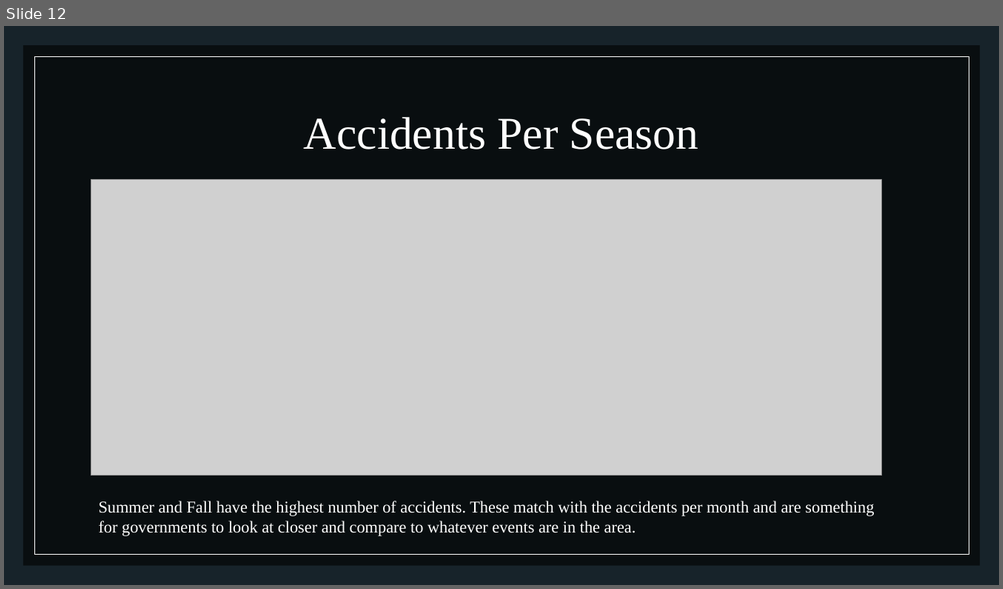
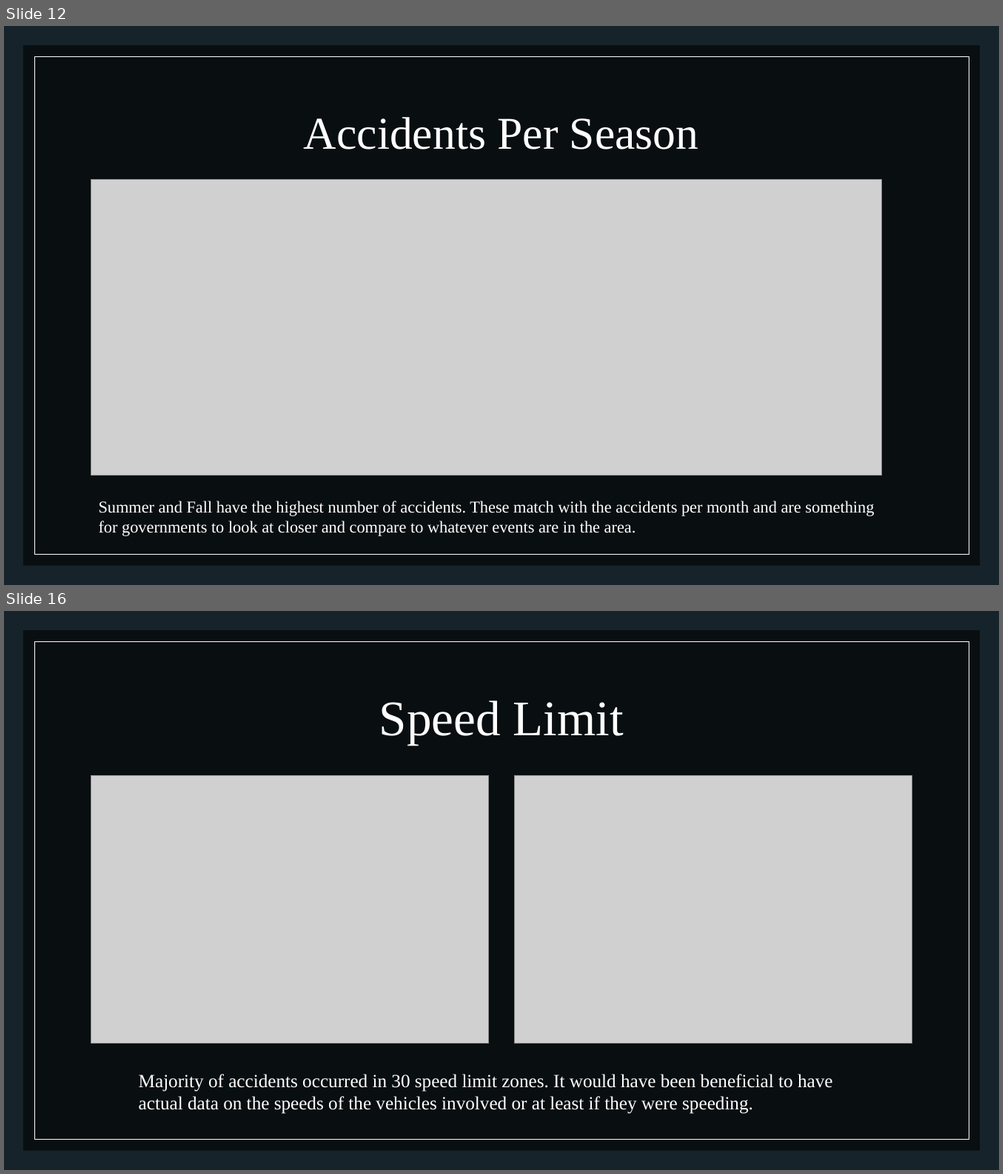
Before and after one commit to GenTaylor/Traffic-Accident-Analysis, a slide deck: Traffic Analysis and Severity Prediction.pptx. Shown one above the other, each under a label of ours: slide 12 before the commit, slides 12 and 16 after it; the slides between them are not shown. The pictures are 1003x589 and 1003x1174 pixels, drawn with LibreOffice and Linux fonts; fonts in the diff are those of the drawing; grey boxes stand for pictures. Boxes give left, top, right and bottom in pixels: in the first picture for what was removed or moved away, otherwise in the second. Text is boxed around its words. In the diff, an @@ line names an element or a change of style, - is before the commit and + after.

```diff
--- a/Traffic Analysis and Severity Prediction.pptx
+++ b/Traffic Analysis and Severity Prediction.pptx
@@ slide 16 added at [4, 611, 999, 1170], background #17232A; not listed: 2 template elements that a slide beside it also shows @@
@@ title added at [379, 701, 623, 744], 48 pt, text #FFFFFF @@
+Speed Limit
@@ picture added at [91, 775, 489, 1044] @@
@@ picture added at [515, 775, 912, 1044] @@
@@ text added at [139, 1074, 833, 1114], 18 pt, text #FFFFFF @@
+Majority of accidents occurred in 30 speed limit zones. It would have been beneficial to have actual data on the speeds of the vehicles involved or at least if they were speeding.
```
Also in this commit, not shown: 2 slides changed, 19 other slides added, 2 slides removed.
